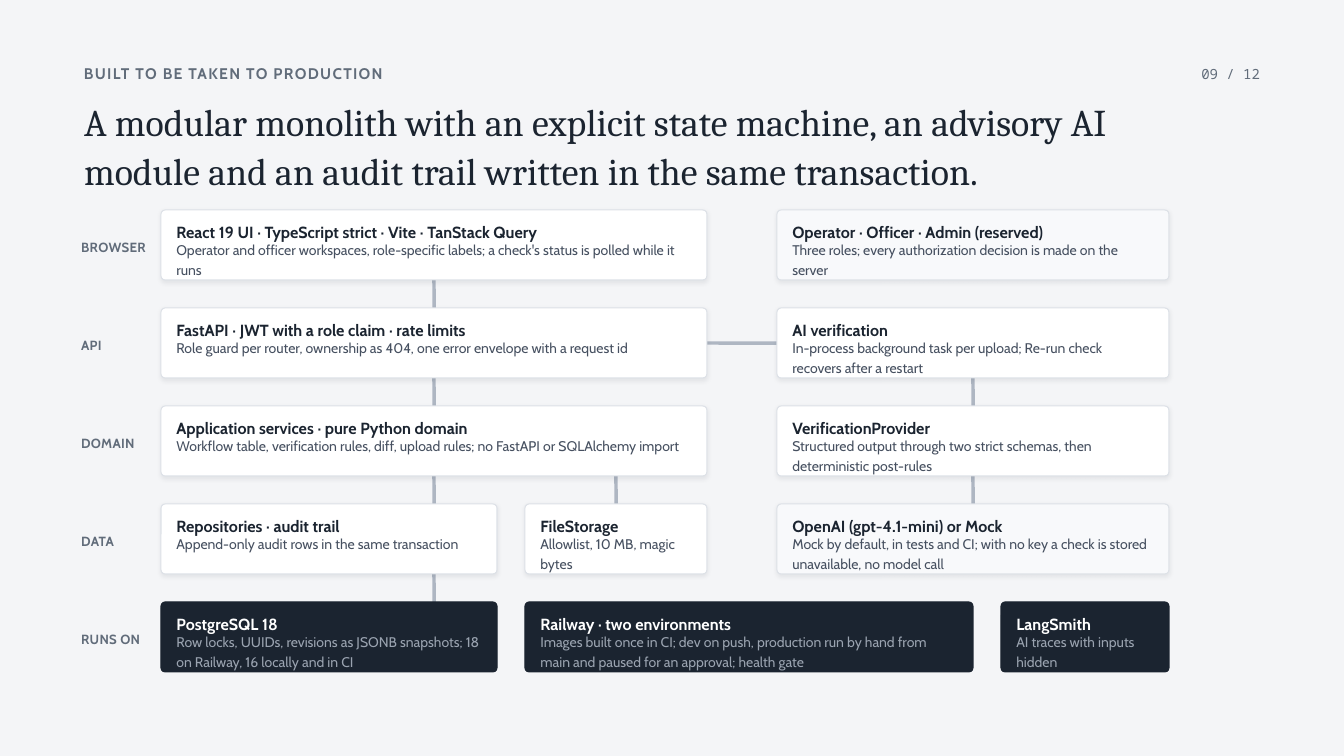
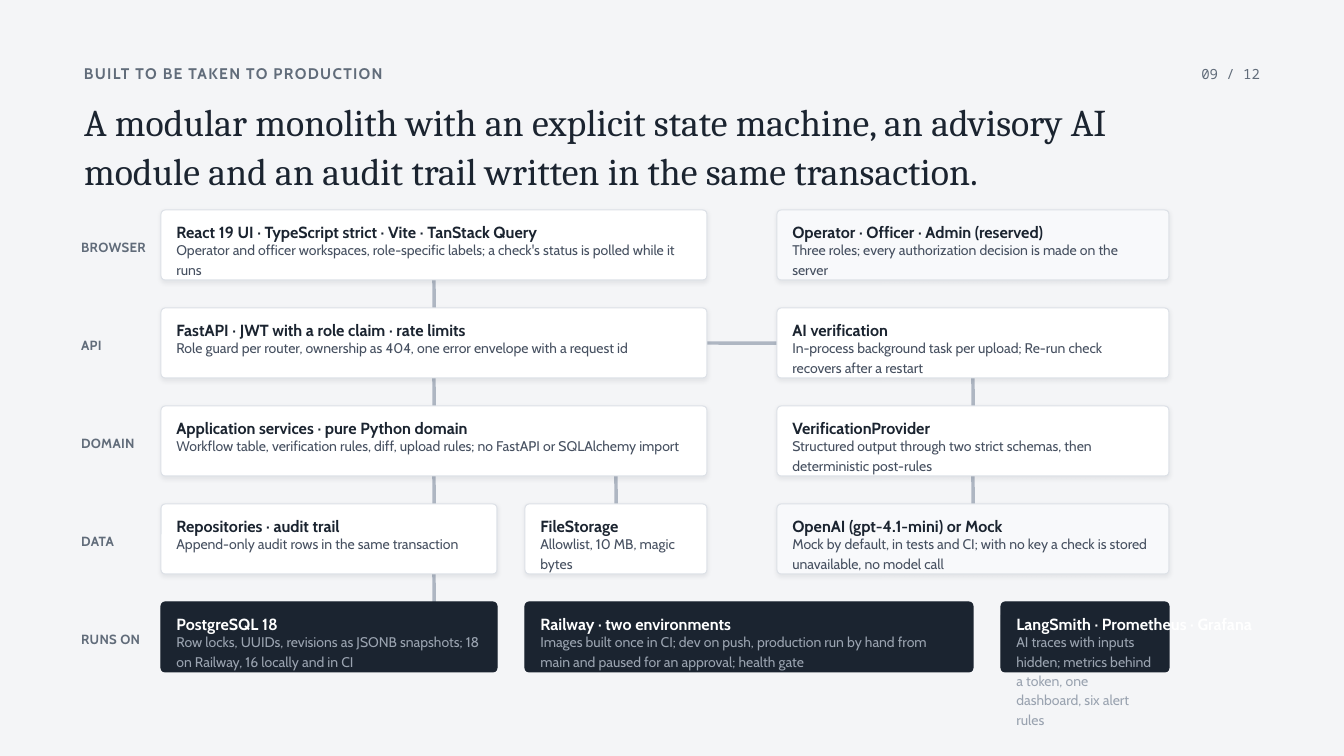
Before and after one commit to SuhaasNv/permitflow, a slide deck: slide 9 of docs/13-debrief/pitch-deck/PermitFlow-pitch.pptx. Drawn at 1344x756 pixels with LibreOffice and Linux fonts; fonts in the diff are those of the drawing. Boxes give left, top, right and bottom in pixels: in the first picture for what was removed or moved away, otherwise in the second. Text is boxed around its words. In the diff, an @@ line names an element or a change of style, - is before the commit and + after.

```diff
--- a/docs/13-debrief/pitch-deck/PermitFlow-pitch.pptx
+++ b/docs/13-debrief/pitch-deck/PermitFlow-pitch.pptx
@@ text at <box>1016,617,1187,635</box>: text changed @@
-LangSmith
+LangSmith · Prometheus · Grafana
@@ text at <box>1016,636,1151,725</box>: text changed @@
-AI traces with inputs hidden
+AI traces with inputs hidden; metrics behind a token, one dashboard, six alert rules
```
Also in this commit, not shown: 2 other slides changed, 21 other files.
